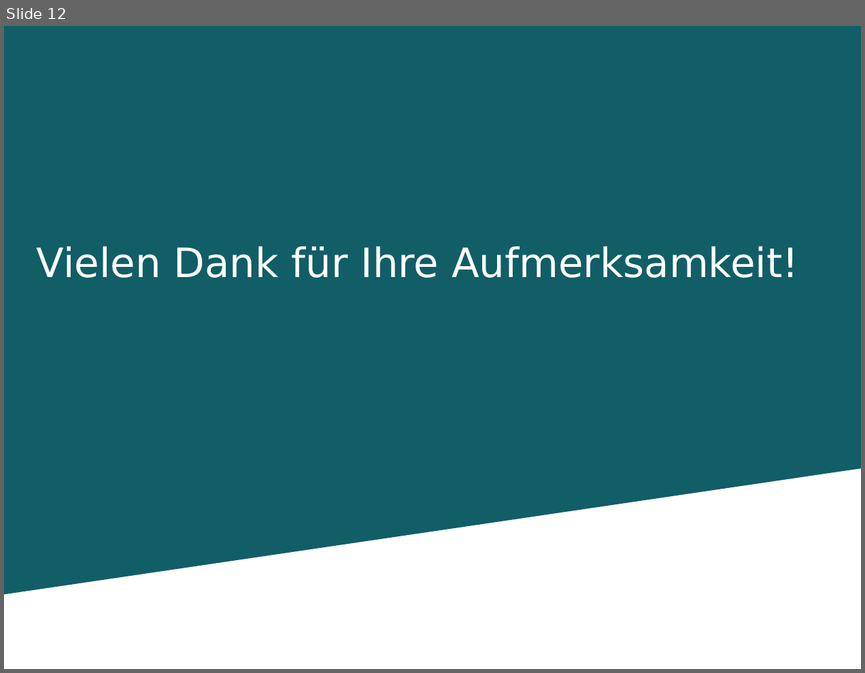
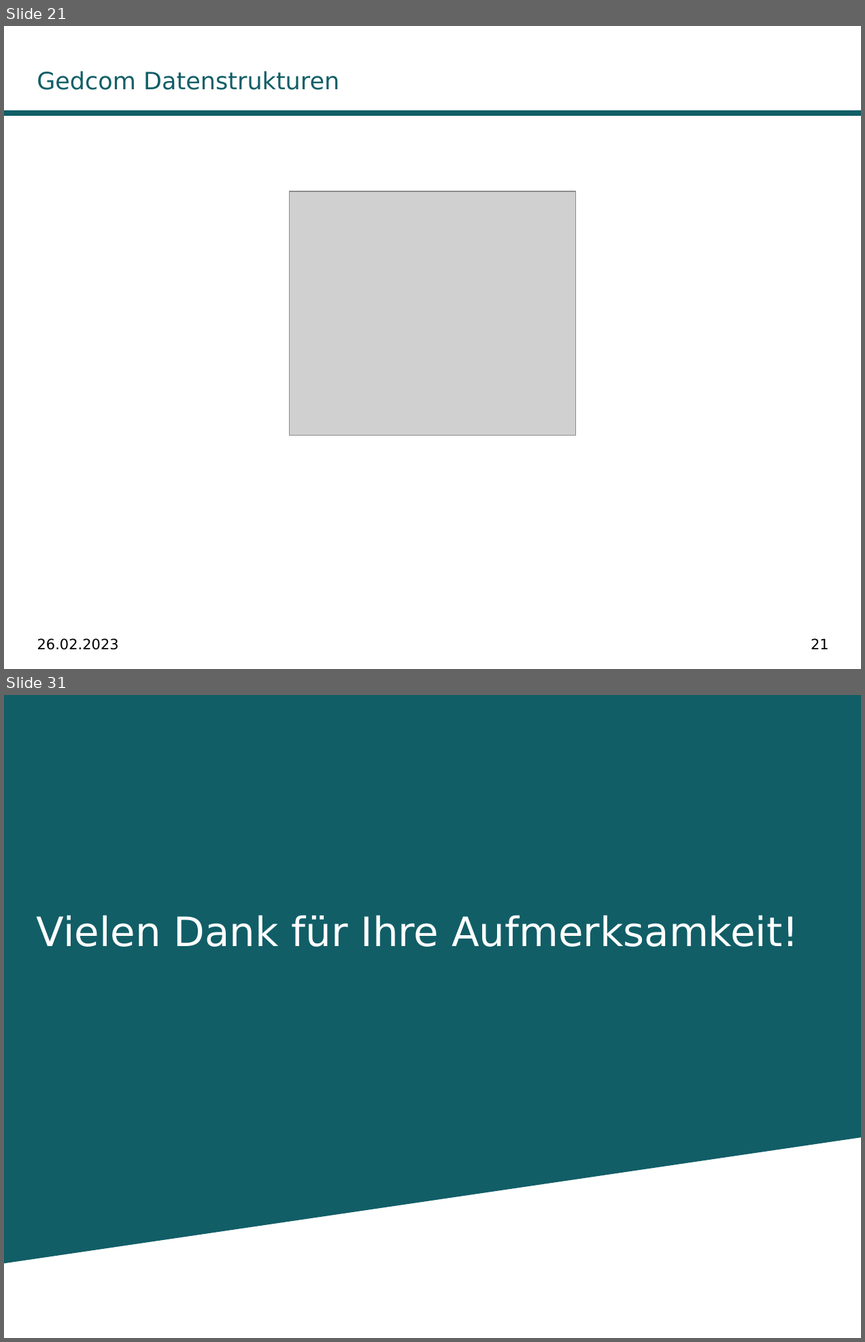
Before and after one commit to DwieDave/gedcom.js, a slide deck: doc/Teamprojekt_GedcomJS_MariusMueller_DavidGruber.pptx. Shown one above the other, each under a label of ours: slide 12 before the commit, slides 21 and 31 after it; the slides between them are not shown. The pictures are 865x673 and 865x1342 pixels, drawn with LibreOffice and Linux fonts; fonts in the diff are those of the drawing; grey boxes stand for pictures; background and template pictures are left out. Boxes give left, top, right and bottom in pixels: in the first picture for what was removed or moved away, otherwise in the second. Text is boxed around its words. In the diff, an @@ line names an element or a change of style, - is before the commit and + after.

```diff
--- a/doc/Teamprojekt_GedcomJS_MariusMueller_DavidGruber.pptx
+++ b/doc/Teamprojekt_GedcomJS_MariusMueller_DavidGruber.pptx
@@ slide 21 added at box(4, 26, 861, 669), background #FFFFFF @@
@@ title added at box(37, 71, 339, 90), 20 pt, text #115E67 @@
+Gedcom Datenstrukturen
@@ rectangle added at box(4, 110, 861, 115), fill #115E67 @@
@@ picture added at box(290, 191, 575, 435) @@
@@ text added at box(37, 638, 119, 650), 12 pt, text #000000 @@
+26.02.2023
@@ page number added at box(810, 638, 829, 649), 12 pt, text #000000 @@
+21
@@ what was slide 12 is now slide 31 @@
```
Also in this commit, not shown: 10 slides changed, 19 other slides added, 1 slide removed, 3 other files.
